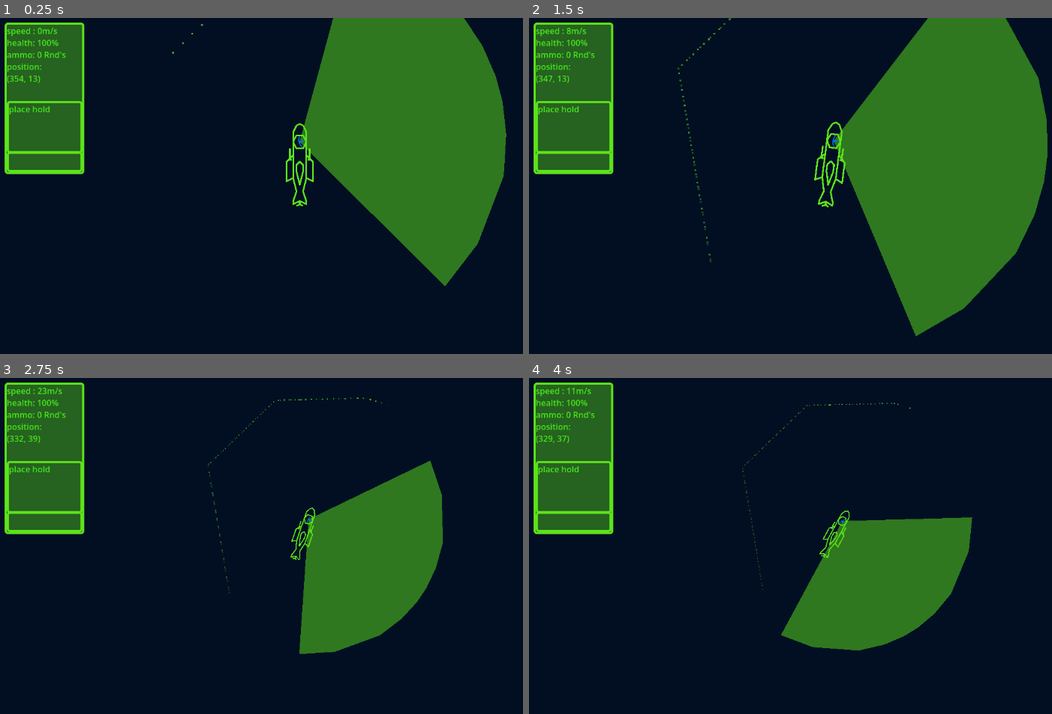
Above: before the commit, frames 1-4 (two rows, left to right).
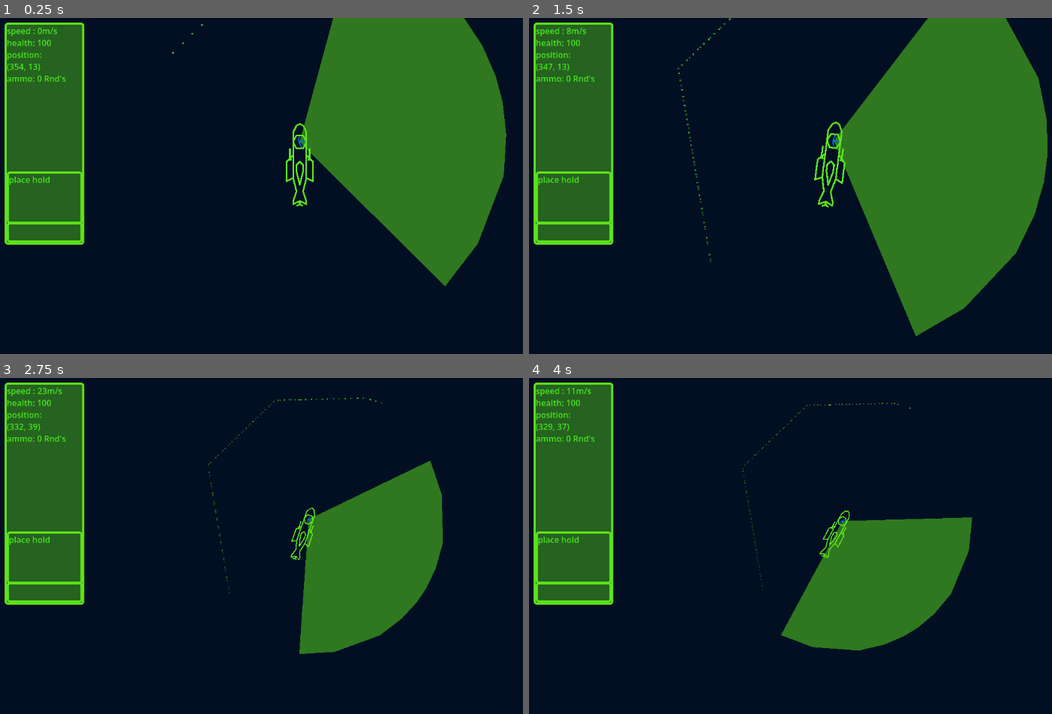
Above: after the commit, the same moments.

Repository: Codename1001/radar-game
Game: Godot game, scene res://scenes/world.tscn
The game is run twice, just before and just after one commit, with the same random seed, the same clock (stepped at 60 frames per second) and the same inputs.
Inputs (mouse positions are in pixels of both pictures, inside the frame that each line leads up to):
- Up to frame 1 (0.25 s): no input
- Up to frame 2 (1.5 s): move the mouse to (963, 169) at 0.52 s; hold D (right) 0.53-1.28 s; tap Space (shoot) at 0.6 s; move the mouse to (706, 202) at 1.27 s; hold S (down) from 1.28 s (still down); tap Up (zoom in) at 1.35 s
- Up to frame 3 (2.75 s): move the mouse to (360, 472) at 2.02 s; release S (down) at 2.03 s; hold D (right) from 2.03 s (still down); hold Down (zoom out) from 2.03 s (still down)
- Up to frame 4 (4 s): move the mouse to (800, 613) at 2.77 s; release D (right) at 2.78 s; release Down (zoom out) at 2.78 s; hold W (up) 2.78-3.53 s; tap Shift at 2.85 s; move the mouse to (1010, 596) at 3.52 s; hold A (left) from 3.53 s (still down); tap Space (shoot) at 3.6 s

The runs differ from the first frame. In frame 1, 4.1% of the frame differs, in the area x 0-17%, y 6-68%; in frame 2, 4.1%; in frame 3, 4.1%; in frame 4, 4.1%.

Commit message:
updated ui

Diff:
--- a/scenes/components/hud.gd
+++ b/scenes/components/hud.gd
@@ -5,4 +5,4 @@
 
 # Called every frame. 'delta' is the elapsed time since the previous frame.
 func update_hud_data():
-	data_display.text = "speed : " + str(data.speed) + "m/s" + "\nhealth: " +str(data.health)+ "% \nammo: " + str(data.ammo) + " Rnd's \nposition: \n(" +str(roundi(data.position.x)) + ", " + str(roundi(data.position.y))+ ")"
+	data_display.text = "speed : " + str(data.speed) + "m/s" + "\nhealth: " +str(data.health)+  "\nposition: \n(" +str(roundi(data.position.x)) + ", " + str(roundi(data.position.y))+ ")" + "\nammo: " + str(data.ammo) + " Rnd's"
--- a/scenes/components/hud.tscn
+++ b/scenes/components/hud.tscn
@@ -42,7 +42,7 @@
 layout_mode = 1
 anchors_preset = -1
 anchor_right = 0.134
-anchor_bottom = 0.45700002
+anchor_bottom = 0.67
 offset_right = -0.16200256
 theme_override_styles/panel = ExtResource("1_y7dsf")
 
@@ -54,7 +54,7 @@
 [node name="RichTextLabel" type="RichTextLabel" parent="Control/Node2D/VSplitContainer" unique_id=204233682]
 custom_minimum_size = Vector2(0, 151.28)
 layout_mode = 2
-size_flags_vertical = 0
+size_flags_vertical = 2
 theme_override_colors/default_color = Color(0.302, 1, 0.11, 0.85)
 theme_override_fonts/normal_font = SubResource("FontVariation_ahhtf")
 theme_override_font_sizes/normal_font_size = 16
